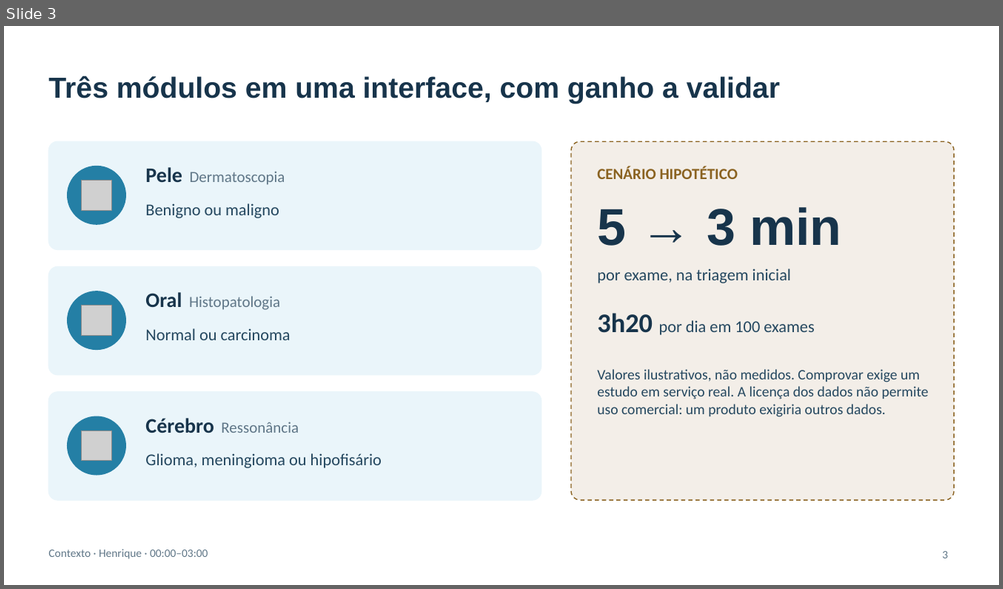
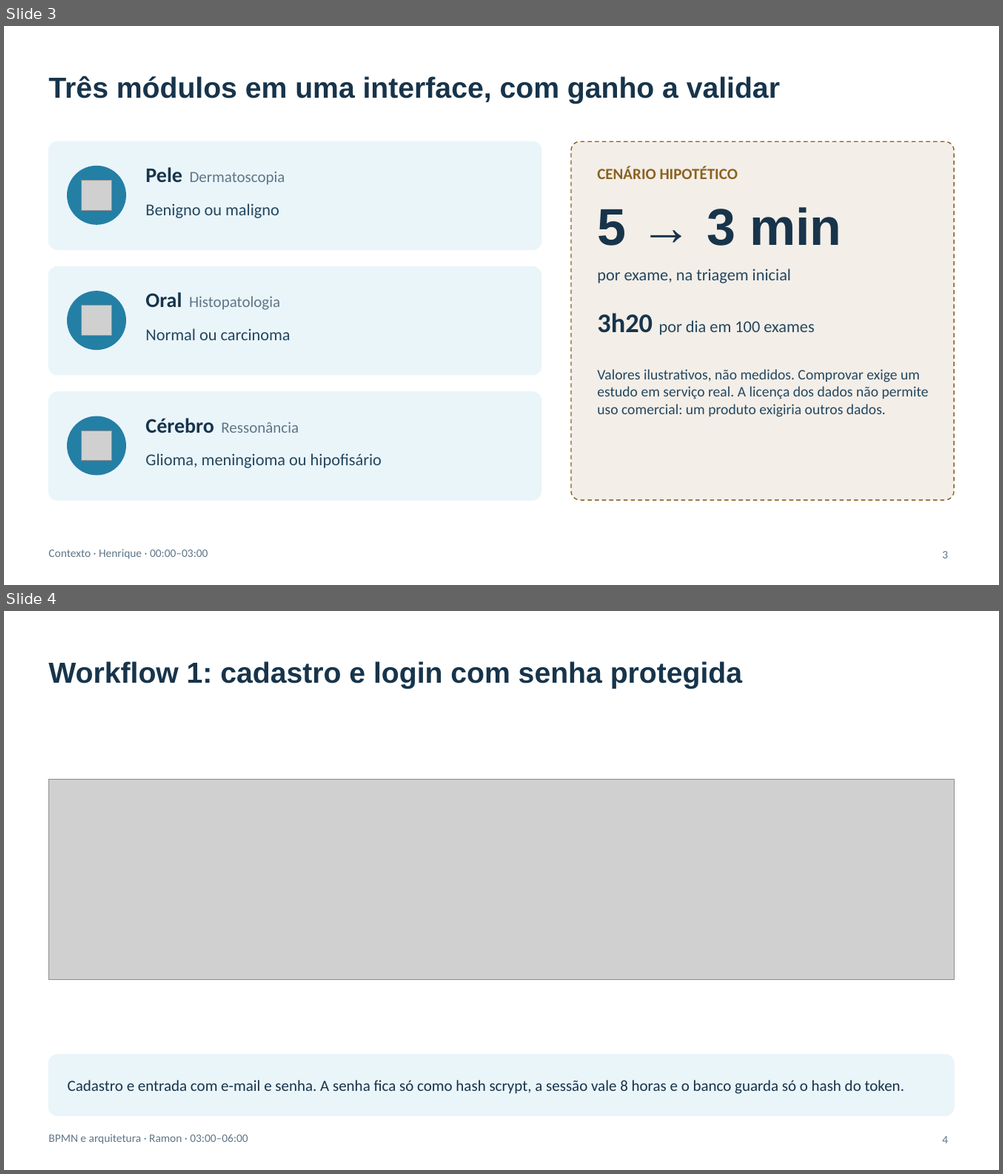
Before and after one commit to joaopgf/PixoraMed, a slide deck: docs/PixoraMed_apresentacao_banca.pptx. Shown one above the other, each under a label of ours: slide 3 before the commit, slides 3 and 4 after it. The pictures are 1003x589 and 1003x1174 pixels, drawn with LibreOffice and Linux fonts; fonts in the diff are those of the drawing; grey boxes stand for pictures; background and template pictures are left out. Boxes give left, top, right and bottom in pixels: in the first picture for what was removed or moved away, otherwise in the second. Text is boxed around its words. In the diff, an @@ line names an element or a change of style, - is before the commit and + after.

```diff
--- a/docs/PixoraMed_apresentacao_banca.pptx
+++ b/docs/PixoraMed_apresentacao_banca.pptx
@@ slide 4 added at [4,611,999,1170], background #FFFFFF @@
@@ title added at [48,661,742,689], 28 pt, text #17344B, bold @@
+Workflow 1: cadastro e login com senha protegida
@@ picture added at [48,780,954,980] @@
@@ rounded rectangle added at [48,1055,954,1116], fill #EAF5FA, outline #EAF5FA 1 pt @@
@@ text added at [68,1080,904,1094], 15 pt, text #17344B @@
+Cadastro e entrada com e-mail e senha. A senha fica só como hash scrypt, a sessão vale 8 horas e o banco guarda só o hash do token.
@@ text added at [48,1134,247,1145], 11 pt, text #5F7687 @@
+BPMN e arquitetura · Ramon · 03:00–06:00
@@ page number added at [942,1136,948,1144], 11 pt, text #5F7687 @@
+4
```
Also in this commit, not shown: 5 slides changed, 1 other slide added.
